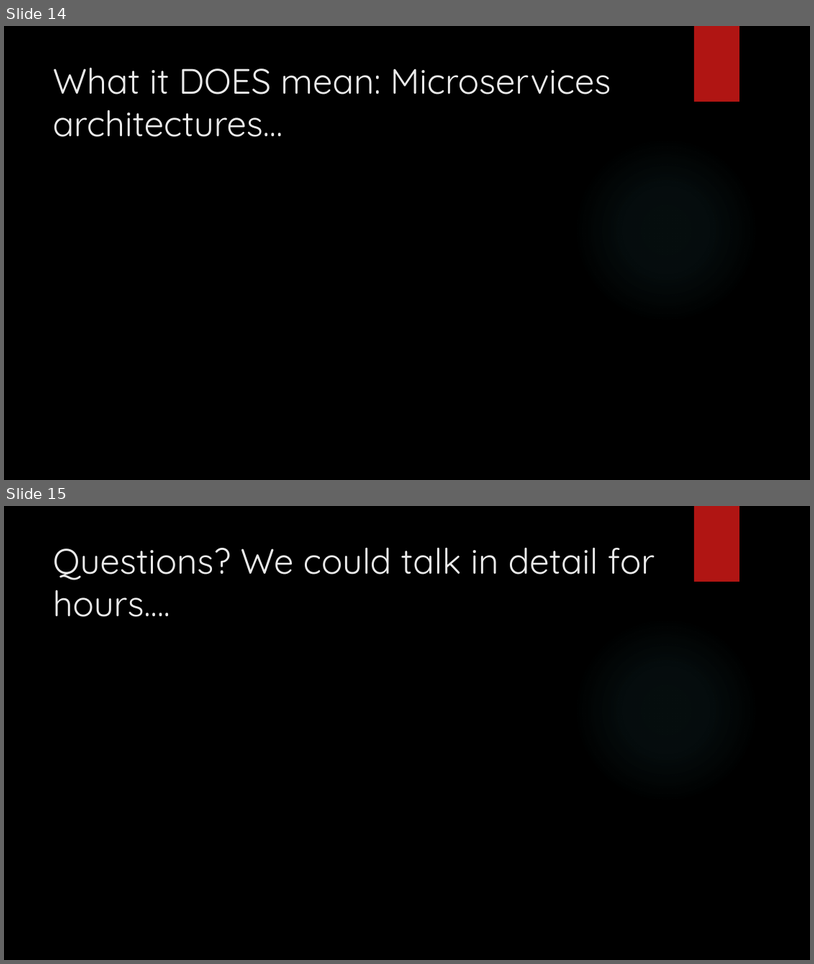
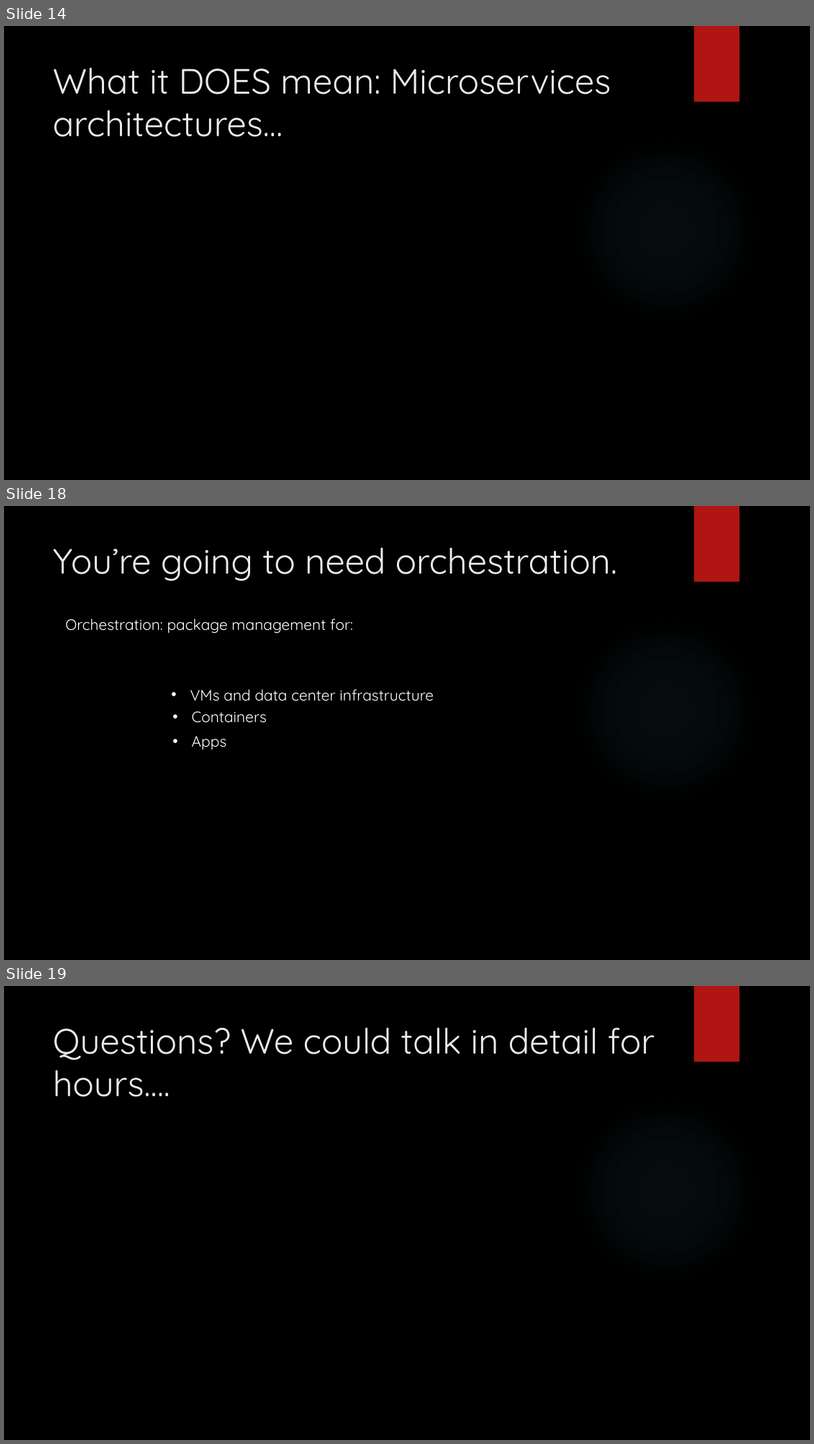
Before and after one commit to arif-aigonix/leap2015, a slide deck: Containers and Clusters in Azure.pptx. Shown one above the other, each under a label of ours: slides 14 and 15 before the commit, slides 14, 18 and 19 after it; the slides between them are not shown. The pictures are 814x964 and 814x1444 pixels, drawn with LibreOffice and Linux fonts; fonts in the diff are those of the drawing; background and template pictures are left out. Boxes give left, top, right and bottom in pixels: in the first picture for what was removed or moved away, otherwise in the second. Text is boxed around its words. In the diff, an @@ line names an element or a change of style, - is before the commit and + after.

```diff
--- a/Containers and Clusters in Azure.pptx
+++ b/Containers and Clusters in Azure.pptx
@@ slide 18 added at (4,506,810,960), background picture (left out); not listed: 3 template elements that a slide beside it also shows @@
@@ title added at (53,548,617,581), 42 pt, text #EBEBEB @@
+You’re going to need orchestration.
@@ text added at (65,618,353,633), 18 pt, text #FFFFFF @@
+Orchestration: package management for:
@@ text added at (190,689,434,701), 18 pt, text #FFFFFF @@
+• VMs and data center infrastructure
@@ text added at (192,711,267,723), 18 pt, text #FFFFFF @@
+• Containers
@@ text added at (192,736,227,749), 18 pt, text #FFFFFF @@
+• Apps
@@ what was slide 15 is now slide 19 @@
```
Also in this commit, not shown: 3 other slides added, 3 other files.
